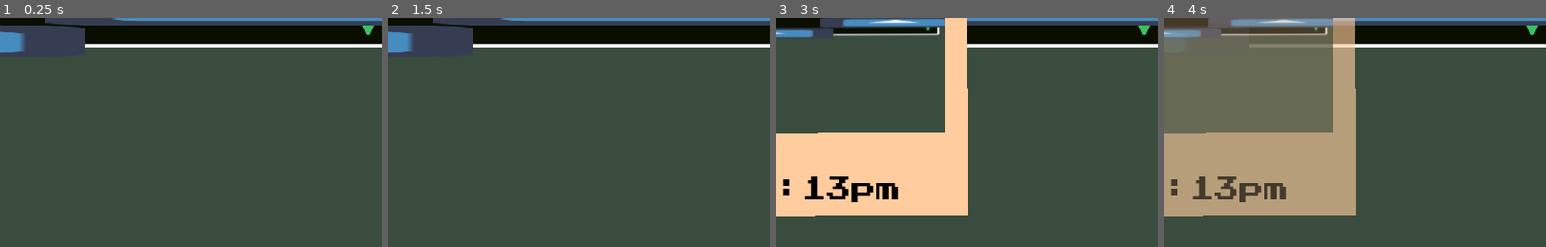
Above: before the commit, frames 1-4 (left to right).
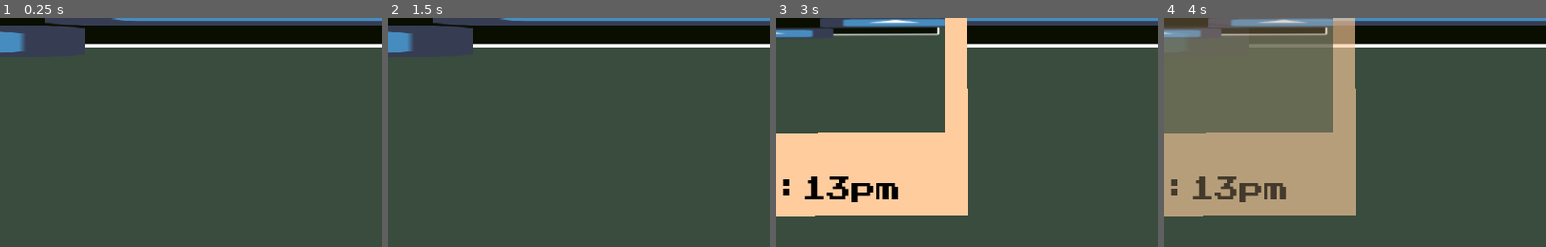
Above: after the commit, the same moments.

Repository: UHSGDC/Photographers-Hike
Game: Godot game, scene res://Minigames/StealthPlatformer/Cave.tscn
Same seed, same stepped clock (60 frames per second), same inputs: the game is played once before the commit and once after it. This scene is started directly instead of the project's main scene. The engine's default icon, where the game draws it, is replaced by a stand-in: a white triangle on a blue panel in a dark square.
Inputs (mouse positions are % of the whole screen's width and height, from its top left):
- Up to frame 1 (0.25 s): no input
- Up to frame 2 (1.5 s): tap Enter at 0.5 s; move the mouse to (72, 45) at 0.52 s; hold Ctrl (interact) 0.53-1.28 s; hold Right (menu_right) from 0.53 s (still down); click (72, 45) at 0.67 s; tap Space (jump) at 0.77 s; move the mouse to (30, 55) at 1.27 s; click (30, 55) at 1.35 s
- Up to frame 3 (3 s): tap Space (jump) at 1.52, 2.75 s; move the mouse to (60, 28) at 2.02 s; release Right (menu_right) at 2.03 s; hold A (left) 2.03-2.78 s; tap C (take_picture) at 2.1 s; move the mouse to (45, 70) at 2.77 s; hold Right (menu_right) from 2.78 s (still down); tap Ctrl (interact) at 2.85 s; click (45, 70) at 2.92 s
- Up to frame 4 (4 s): keep holding Right (menu_right); tap Space (jump) at 3.02, 3.77 s; move the mouse to (80, 65) at 3.52 s; press the mouse at (80, 65) at 3.53 s
The pictures show only the part of the screen within x 45-95%, y 30-80%; the shares and areas given below are measured in that part.

The runs differ from the first frame. In frame 1, less than 0.1% of the frame differs, in the area x 94-98%, y 3-8%; in frame 2, nothing differs; in frame 3, 0.1%, in the area x 39-98%, y 3-8%; in frame 4, less than 0.1%.
Error before the commit: Trying to assign value of type 'Nil' to a variable of type 'Dictionary'. (res://Dialog/DialogBox.gd:47)

Commit message:
Fixed code I accidentally deleted

Diff:
--- a/PhotographersHike/Dialog/JSONOpener.gd
+++ b/PhotographersHike/Dialog/JSONOpener.gd
@@ -4,9 +4,9 @@
 
 static func get_string(filepath: String) -> String:
 	var file: File = File.new()
+	file.open(filepath, File.READ)
 	var content = file.get_as_text()
 	file.close()
-
 	return content
 
 
